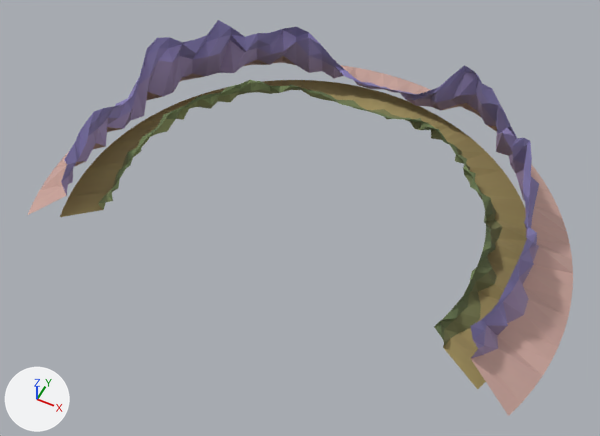
Renders of the glTF model public/models/hills.glb from each side of a commit.
The view is the same before and after, from a 50 mm camera at (66.8, -122.0, 166.8) aimed at (-0.4, 12.4, -1.2). The lights are fixed; the arrows at lower left show +X, +Y and +Z. The first picture is the older version. Vertices at exactly the same position are counted once.

Names of what the first picture shows: 'hills'.
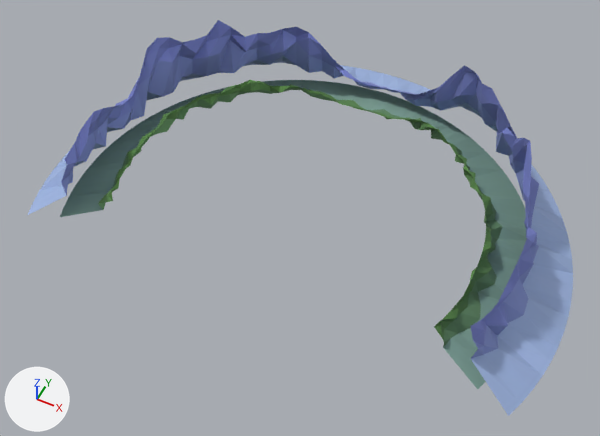
Where the change shows, as pixel boxes (x1, y1, x2, y2) in the pictures (600 x 436 px):
part 1 of me_hills, recoloured: (99, 80, 495, 341) in both
part 2 of me_hills, recoloured: (60, 80, 527, 389) in both
part 3 of me_hills, recoloured: (75, 22, 516, 162) in both
part 4 of me_hills, recoloured: (115, 35, 539, 348) in both
part 5 of me_hills, recoloured: (98, 80, 502, 347) in both
part 6 of me_hills, recoloured: (28, 20, 573, 416) in both

The change, as a list of edits to the scene's bpy script:
```text
Change me_hills:
    where me_hills.from_pydata(...)  # 630 vertices, 992 faces; spans x -73.0..73.0, y -19.3..81.0, z -2.0..28.8
    used by ob_hills; location = (0.0, 0.0, 0.0)
    me_hills part 1: 206 faces centred in x -51.3..50.9, y -10.3..58.6, z 1.6..10.5 are repainted in the vertex colours; the middle colour goes from green #727e53 to green #5a854d
    me_hills part 2: 134 faces centred in x -60.0..60.5, y -13.3..68.6, z -1.2..5.0 are repainted in the vertex colours; the middle colour goes from yellow #a79562 to greyish green #80a398
    me_hills part 3: 44 faces centred in x -59.6..44.0, y -9.0..66.6, z 4.0..23.8 are repainted in the vertex colours; the middle colour goes from blue #9387bc to blue #7f8bd3
    me_hills part 4: 127 faces centred in x -58.7..59.5, y -13.4..68.1, z 3.0..26.4 are repainted in the vertex colours; the middle colour goes from purple #8b7fb0 to blue #7783c5
    me_hills part 5: 172 faces centred in x -52.3..53.0, y -10.6..60.1, z 0.8..10.8 are repainted in the vertex colours; the middle colour goes from green #82895a to green #659268
    me_hills part 6: 309 faces centred in x -69.7..69.6, y -16.3..77.4, z -1.0..27.0 are repainted in the vertex colours; the middle colour goes from grey #a895ab to blue #8d9cdd
```
